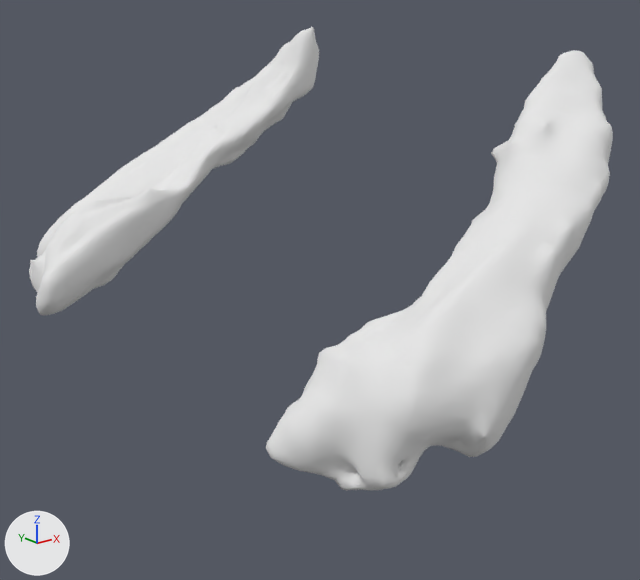
Renders of the OBJ model server/static/public/assets/Hippocampus.obj from each side of a commit.
One viewpoint serves both versions: a 50 mm lens placed at (137.1, -224.0, 237.8), pointed at (209.6, -133.4, 201.5). Lighting does not change. The marker at lower left points along +X, +Y and +Z. Where no turn or scale is listed for an object, it has been applied to the vertices.

Script lines for the objects in view, before the commit:
```python
mat_material_003 = principled_material('Material.003')
mat_material_003.base_color = (0.8, 0.8, 0.8)  # white #e7e7e7
mat_material_003.roughness = 1.0
me_hippocampus_hippocampus_001 = bpy.data.meshes.new('Hippocampus_hippocampus.001')
me_hippocampus_hippocampus_001.from_pydata(...)  # 5311 vertices, 10623 faces; spans x 184.0..238.8, y -173.4..-77.5, z 191.0..235.5
me_hippocampus_hippocampus_001.materials.append(mat_material_003)  # white #e7e7e7
ob_hippocampus_hippocampus_001 = bpy.data.objects.new('Hippocampus_hippocampus.001', me_hippocampus_hippocampus_001)
ob_hippocampus_hippocampus_001.location = (0.0, 0.0, 0.0)
```
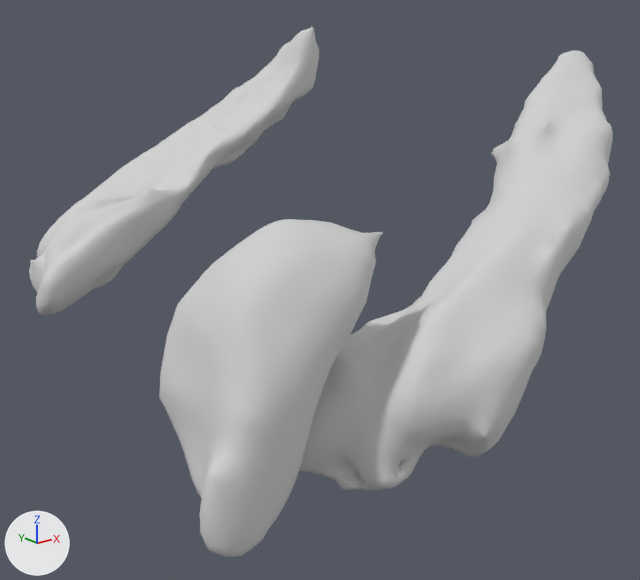
Where the change shows, as pixel boxes (x1, y1, x2, y2) in the pictures (640 x 580 px):
'Hippocampus_hippocampus.001', recoloured (white to grey): (29, 27, 613, 491) in both
'L-amygdala_amygdala.001', added: after (159, 219, 383, 557)

Edits to the bpy script that builds the scene:
```text
Change mat_material_003:
    mat_material_003.base_color: (0.8, 0.8, 0.8) -> (0.64, 0.64, 0.64)  # white #e7e7e7 -> light grey #d1d1d1
Add mat_none_008:
    mat_none_008 = principled_material('None.008')
    mat_none_008.base_color = (0.64, 0.64, 0.64)  # light grey #d1d1d1
    mat_none_008.roughness = 0.69
Add me_l_amygdala_amygdala_001:
    me_l_amygdala_amygdala_001.from_pydata(...)  # 702 vertices, 1395 faces; spans x 171.9..194.1, y -166.3..-149.8, z 190.6..219.2
    me_l_amygdala_amygdala_001.materials.append(mat_none_008)  # light grey #d1d1d1
Add ob_l_amygdala_amygdala_001:
    ob_l_amygdala_amygdala_001 = bpy.data.objects.new('L-amygdala_amygdala.001', me_l_amygdala_amygdala_001)
    ob_l_amygdala_amygdala_001.location = (0.0, 0.0, 0.0)
```
